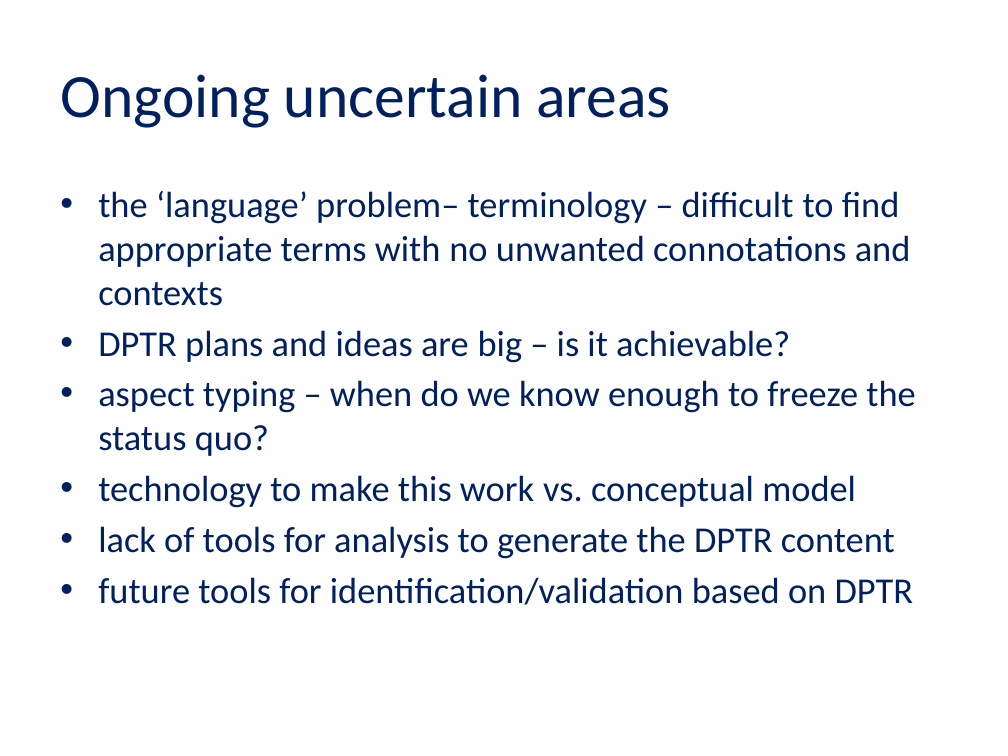
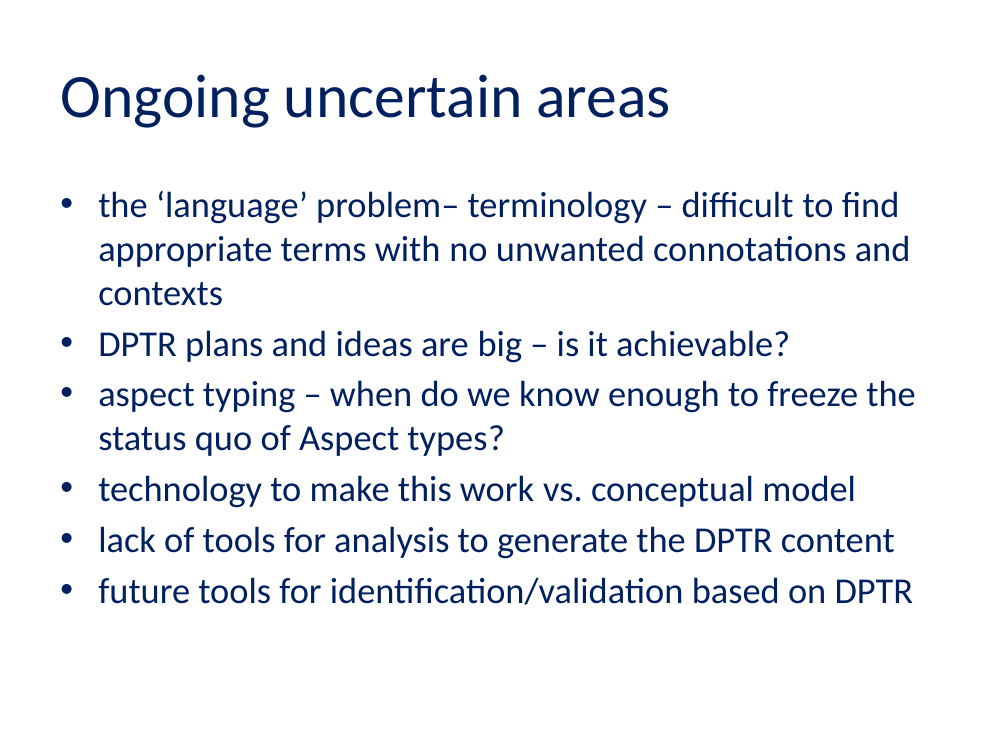
Before and after one commit to jaygattuso/iPres2014-format-workshop, a slide deck: slide 29 of Slides/Session 2 iPRES_Jan_Hutar_workshop.pptx. Drawn at 1008x756 pixels with LibreOffice and Linux fonts; fonts in the diff are those of the drawing; background and template pictures are left out. Boxes give left, top, right and bottom in pixels: in the first picture for what was removed or moved away, otherwise in the second. Text is boxed around its words. In the diff, an @@ line names an element or a change of style, - is before the commit and + after.

```diff
--- a/Slides/Session 2 iPRES_Jan_Hutar_workshop.pptx
+++ b/Slides/Session 2 iPRES_Jan_Hutar_workshop.pptx
@@ text at (98,380,915,456): text changed @@
-• aspect typing – when do we know enough to freeze the status quo?
+• aspect typing – when do we know enough to freeze the status quo of Aspect types?
```
Also in this commit, not shown: 12 other slides changed, 2 other files.
